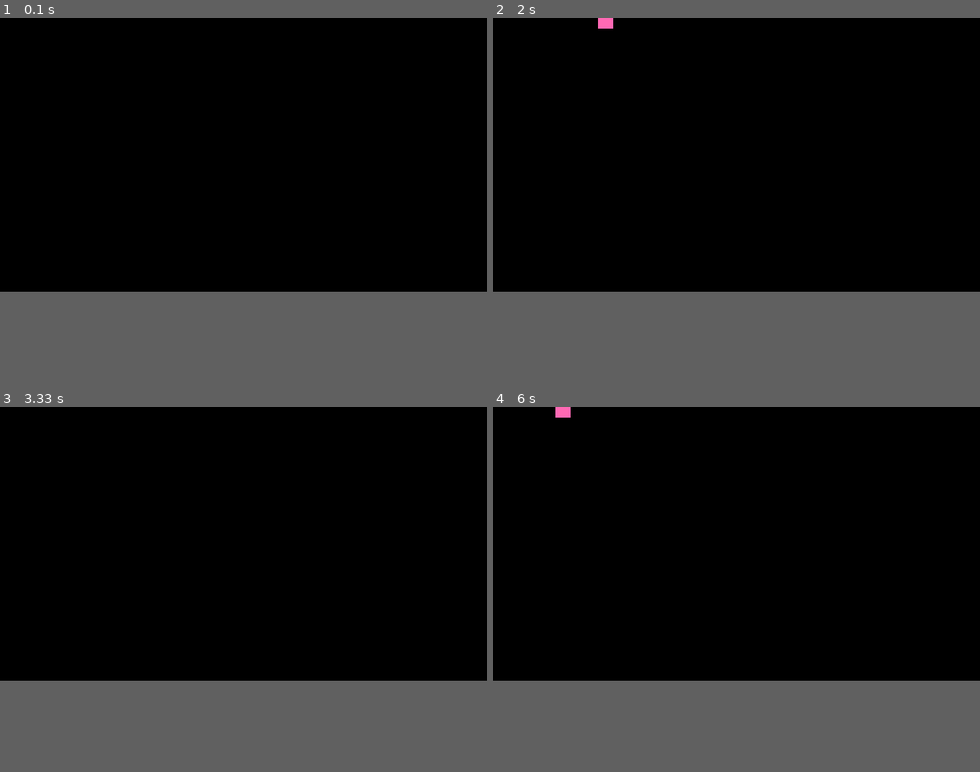
Above: before the commit, frames 1-4 (two rows, left to right).
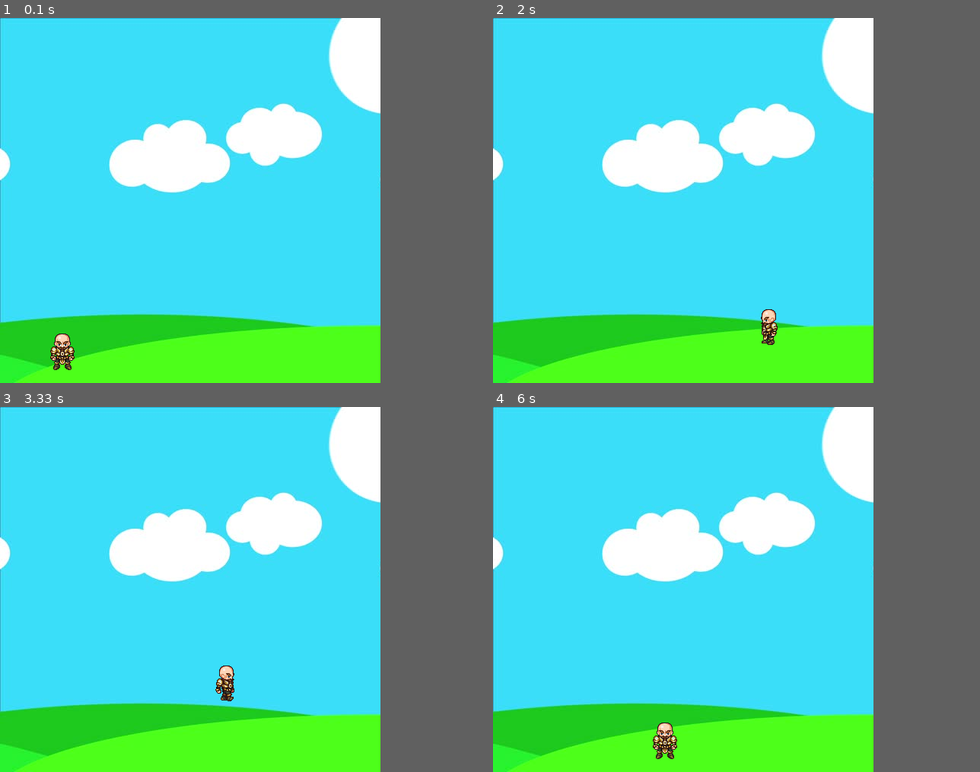
Above: after the commit, the same moments.

Repository: mkennely/learning_pygame
Game: pygame game, started from first_game.py
Two runs of this game, one before a commit and one after it. Both use one fixed random seed, a clock stepped at 60 frames per second and the inputs below.
Inputs:
- Up to frame 1 (0.1 s): no input
- Up to frame 2 (2 s): hold Space 0.33-0.8 s; hold Right 0.33-0.8 s; hold Right 0.83-1.3 s; tap Space at 0.9, 1.2, 1.4, 1.7, 1.9 s; hold Right 1.33-1.8 s; hold Left from 1.83 s (still down)
- Up to frame 3 (3.33 s): tap Space at 2.2, 2.47, 2.77, 2.9, 3.2 s; release Left at 2.37 s; hold Left 2.4-2.8 s; hold Right from 2.83 s (still down)
- Up to frame 4 (6 s): release Right at 3.47 s; hold Left 3.5-3.97 s; tap Space at 3.57, 3.87, 4.07, 4.37, 4.57, 4.87, 5.07, 5.37, 5.63, 5.93 s; hold Right 4-4.47 s; hold Right 4.5-4.97 s; hold Left 5-5.53 s; hold Left 5.57-5.97 s
In our replay, the window is 640x360 before the commit and 500x480 after it. These sizes can differ from the game's own. Grey fills any space a smaller window leaves; there, only what the larger window draws over its background counts as a difference.

The runs differ from the first frame. In frame 1, 70% of the frame differs, in the area x 0-79%, y 0-100%; in frame 2, 70%; in frame 3, 70%; in frame 4, 70%.

Commit message:
Display different character models depending on character orientation

Diff:
--- a/first_game.py
+++ b/first_game.py
@@ -10,11 +10,13 @@
 # initializes pygame
 pg.init()
 
+game_clock = pg.time.Clock()
+
 # character parameters
 x = 50
-y = 50
-width = 20
-height = 20
+y = 400
+width = 64
+height = 64
 speed = 8
 character_colour = (255, 105, 180)
 character_dimensions = [x, y, width, height]
@@ -25,12 +27,21 @@
 steps_taken = 0
 
 # load character model images
-walk_right = [pg.image.load('assets/' + the_file) for the_file in listdir('assets') if ('R' in the_file and 'E' not in the_file)]
-walk_left = [pg.image.load('assets/' + the_file) for the_file in listdir('assets') if ('L' in the_file and 'E' not in the_file)]
+# these images are shown when the character is moving left
+orient_right = [pg.image.load('assets/' + the_file) for the_file in listdir('assets') if ('R' in the_file and 'E' not in the_file)]
+# character model is moving right
+orient_left = [pg.image.load('assets/' + the_file) for the_file in listdir('assets') if ('L' in the_file and 'E' not in the_file)]
+# character model is not moving or is jumping - tutorial says jumping, but I disagree
+orient_neutral = pg.image.load('assets/standing.png')
+# general background
+game_background = pg.image.load('assets/bg.jpg')
+
 
 # window/view port info. Screen_fill is colour used to redraw the screen after movement
-window_width = monitor_resolution[0] // 2
-window_height = monitor_resolution[1] // 2
+# window_width = monitor_resolution[0] // 2
+# window_height = monitor_resolution[1] //
+window_width, window_height = 500, 480
+
 window_dimensions = (window_width, window_height)
 game_window = pg.display.set_mode(window_dimensions)
 
@@ -44,10 +55,30 @@
 in_jump = False
 jump_iter = speed
 
+
+def draw_game_window():
+    global steps_taken
+    game_window.blit(game_background, (0, 0))
+
+    if steps_taken + 1 >= 27:
+        steps_taken = 0
+
+    if is_left:
+        game_window.blit(orient_left[steps_taken//3], (character_dimensions[0], character_dimensions[1]))
+        steps_taken += 1
+    elif is_right:
+        game_window.blit(orient_right[steps_taken//3], (character_dimensions[0], character_dimensions[1]))
+        steps_taken += 1
+    else:
+        game_window.blit(orient_neutral, (character_dimensions[0], character_dimensions[1]))
+    pg.display.update()
+
+
+# the Main loop - as soon as the loop ends the game ends
 while window_alive:
     # using delay in place of a clock
     # 1/10 of a second
-    pg.time.delay(100)
+    game_clock.tick(27)
 
     # character coordinates are stored in the top left of the character
 
@@ -60,13 +91,25 @@
     # print(key_inputs)
     if key_inputs[pg.K_LEFT] and character_dimensions[0] > speed:
         character_dimensions[0] -= speed
+        is_left = True
+        is_right = False
 
-    if key_inputs[pg.K_RIGHT] and character_dimensions[0] < window_width - character_dimensions[2] - speed:
+    elif key_inputs[pg.K_RIGHT] and character_dimensions[0] < window_width - character_dimensions[2] - speed:
         character_dimensions[0] += speed
+        is_left = False
+        is_right = True
+
+    else:
+        is_left = False
+        is_right = False
+        steps_taken = 0
 
     if not in_jump:
         if key_inputs[pg.K_SPACE]:
             in_jump = True
+            is_left = False
+            is_right = False
+            steps_taken = 0
     else:
         if jump_iter >= speed * -1:
             character_dimensions[1] -= (jump_iter * abs(jump_iter)) / 2
@@ -75,9 +118,7 @@
             jump_iter = speed
             in_jump = False
 
-    game_window.fill(screen_fill)
-    pg.draw.rect(game_window, character_colour, character_dimensions)
-    pg.display.update()
+    draw_game_window()
 
 pg.quit()
 
@@ -87,3 +128,4 @@
 #
 # if key_inputs[pg.K_DOWN] and character_dimensions[1] < window_height - character_dimensions[3] - speed:
 #     character_dimensions[1] += speed
+# pg.draw.rect(game_window, character_colour, character_dimensions)
